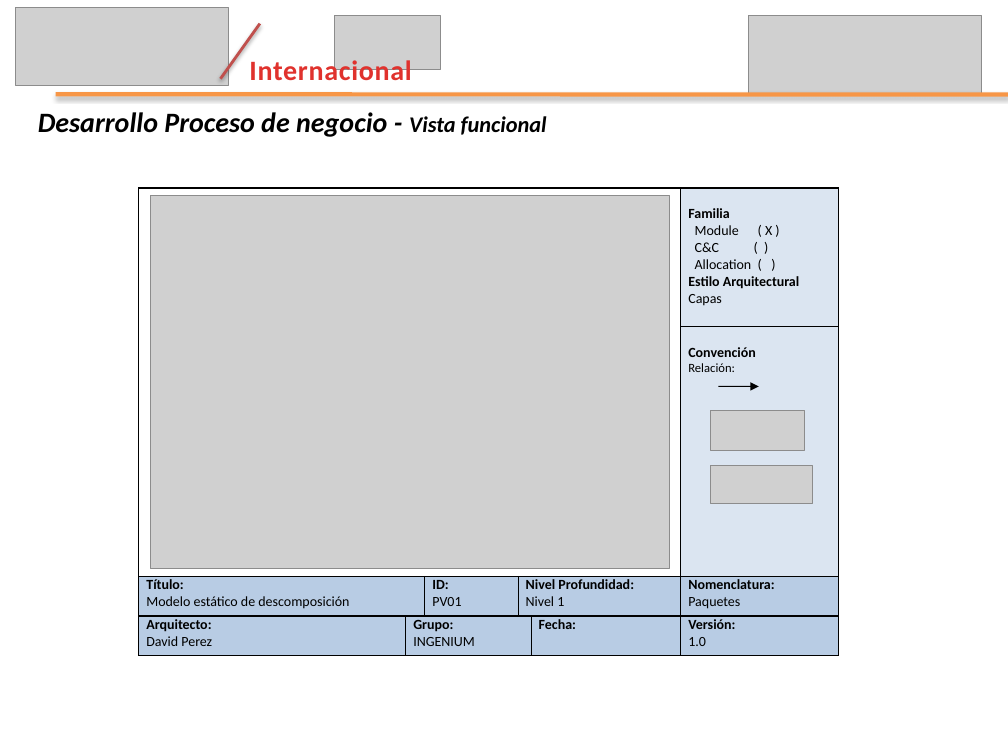
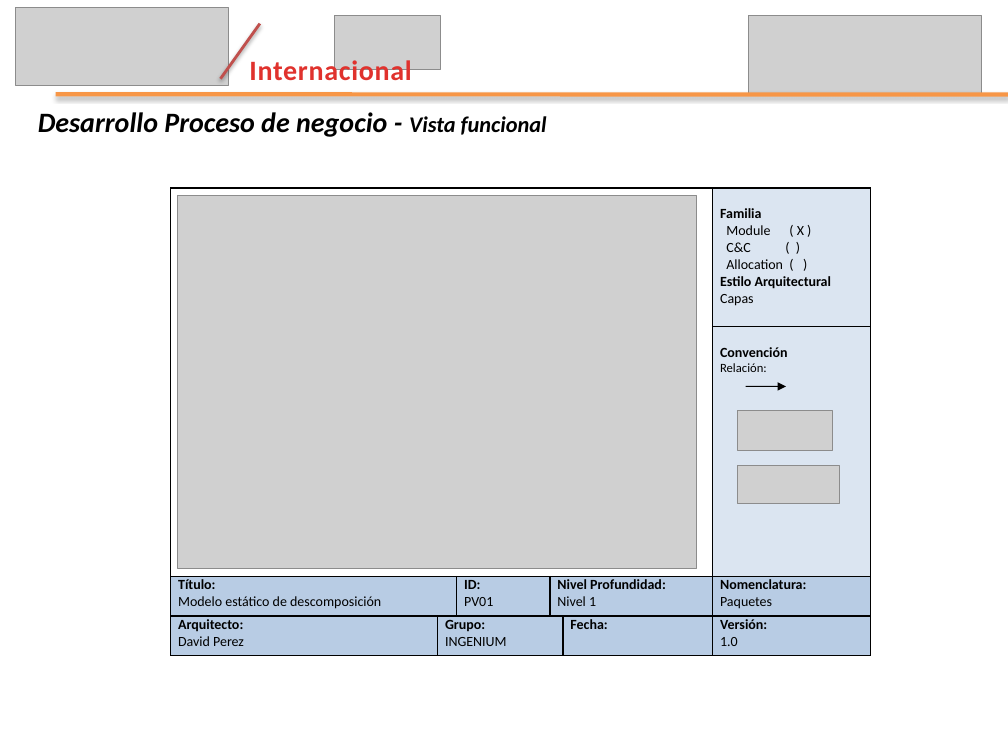
Before and after one commit to leseroth/ingenium-managment, a slide deck: slide 8 of CSOF5200 Proyecto 2/0727PresentacionIngenium.pptx (slide 7 before the commit). Drawn at 1008x756 pixels with LibreOffice and Linux fonts; fonts in the diff are those of the drawing; grey boxes stand for pictures. Boxes give left, top, right and bottom in pixels: in the first picture for what was removed or moved away, otherwise in the second. Text is boxed around its words. In the diff, an @@ line names an element or a change of style, - is before the commit and + after.

```diff
--- a/CSOF5200 Proyecto 2/0727PresentacionIngenium.pptx
+++ b/CSOF5200 Proyecto 2/0727PresentacionIngenium.pptx
@@ table moved from (x1=139, y1=187, x2=834, y2=655) to (x1=170, y1=187, x2=865, y2=655) @@
@@ 3 pictures, 1 arrow moved together from (x1=150, y1=196, x2=812, y2=569) to (x1=177, y1=196, x2=840, y2=569) @@
```
Also in this commit, not shown: 6 other slides changed, 1 slide added.
